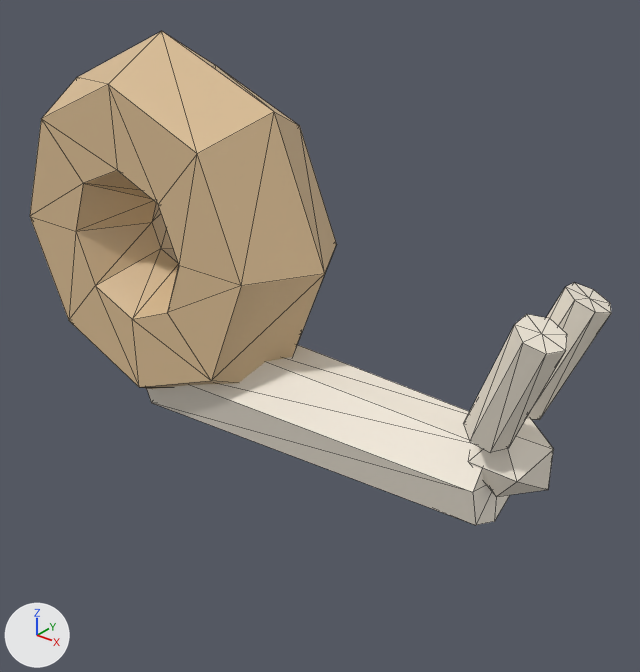
Two versions of the glTF model public/studio/v2.15.0/d_snail/model.glb, one commit apart.
Both versions are drawn from a 50 mm lens placed at (2.97, -3.14, 2.65), pointed at (0.4, 0.07, 0.66). The lights are fixed; the arrows at lower left show +X, +Y and +Z. The older version comes first. Mesh edges are drawn as thin lines. Where no turn or scale is listed for an object, it has been applied to the vertices.

In view in the first picture: 'part0', 'part1', 'part2', 'part3', 'part4'.
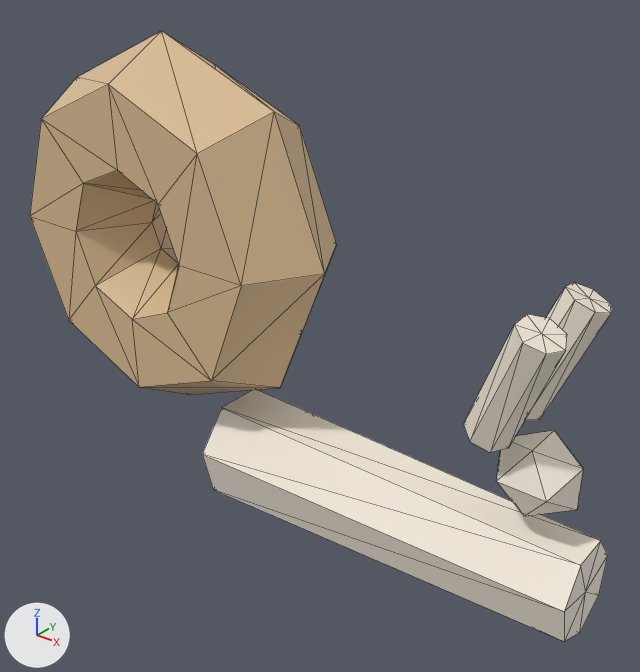
The change, as a list of edits to the scene's bpy script:
```text
Change me_geometry_1:
    used by ob_part1; location = (0.0, 0.0, 0.0)
    remove me_geometry_1.from_pydata(...)  # 16 vertices, 28 faces; spans x -0.61..1.51, y -0.31..0.31, z -0.07..0.54
    add me_geometry_1.from_pydata(...)  # 16 vertices, 28 faces; spans x -0.13..1.98, y -0.31..0.31, z -0.47..0.14
    me_geometry_1 part 1: the whole mesh is moved by (0.48, 0.0, -0.4)
Change me_geometry_2:
    used by ob_part2; location = (0.0, 0.0, 0.0)
    remove me_geometry_2.from_pydata(...)  # 12 vertices, 20 faces; spans x 1.359..1.741, y -0.17..0.17, z 0.28..0.62
    add me_geometry_2.from_pydata(...)  # 12 vertices, 20 faces; spans x 1.499..1.882, y -0.17..0.17, z 0.24..0.58
    me_geometry_2 part 2: the whole mesh is moved by (0.141, 0.0, -0.04)
```

Pixel boxes (x1, y1, x2, y2) of what changed, in the pictures (640 x 672 px):
'part1', moved: before (146, 345, 510, 525); after (202, 390, 608, 641)
'part2', moved: before (469, 418, 554, 497); after (496, 430, 583, 516)
